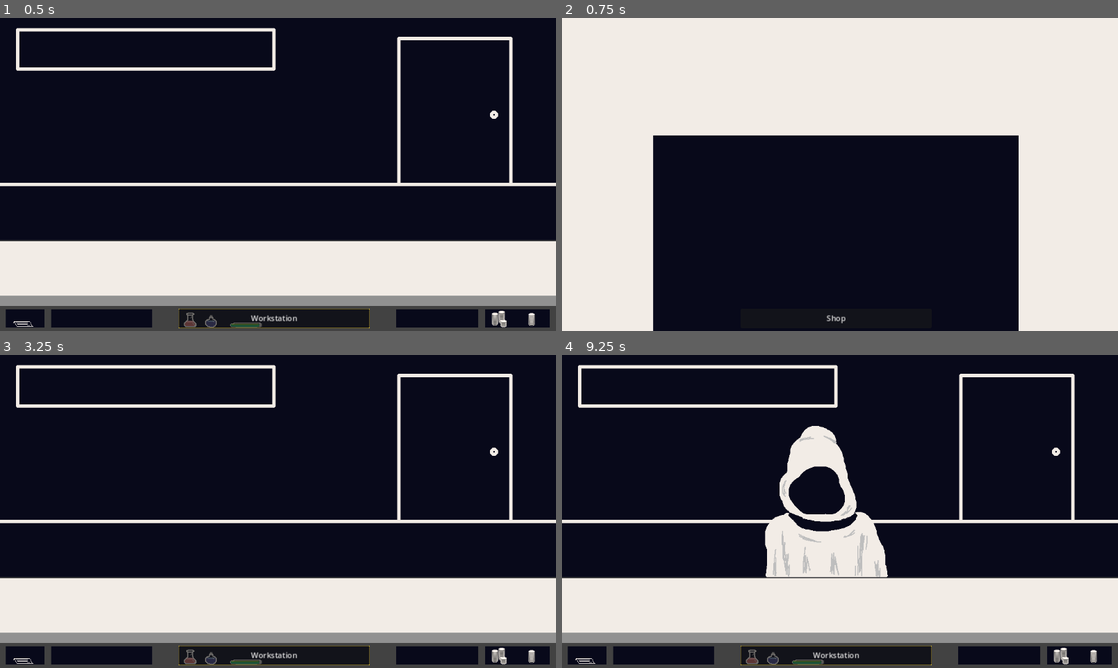
Above: before the commit, frames 1-4 (two rows, left to right).
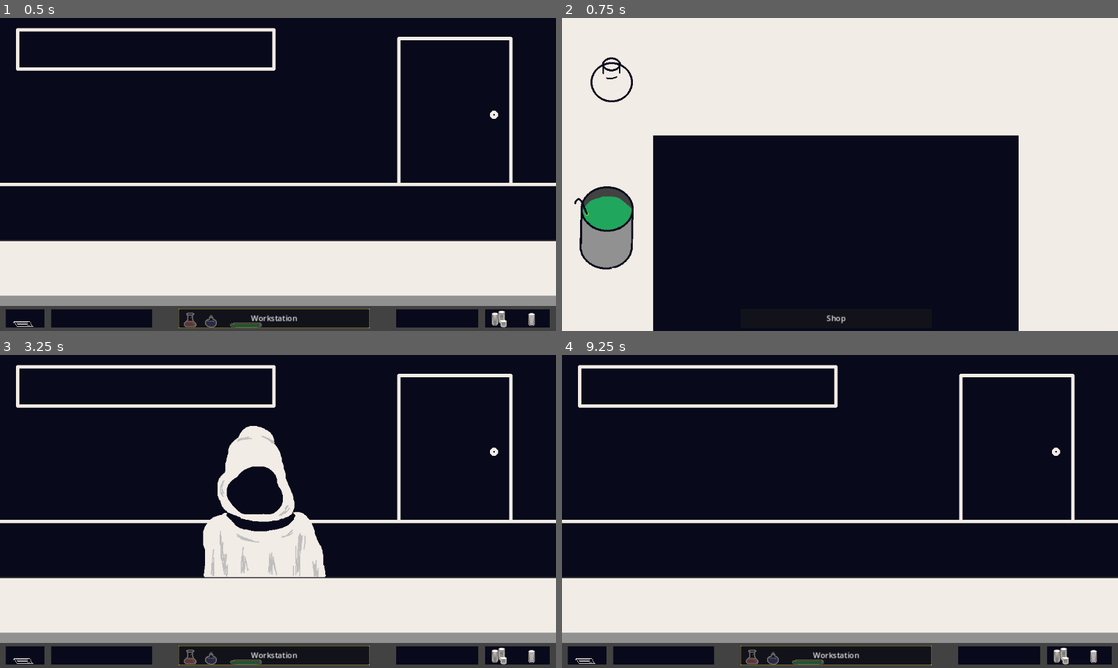
Above: after the commit, the same moments.

Repository: slowstate/blackout-brewery
Game: Godot game, scene res://scenes/main.tscn
The game is run twice, just before and just after one commit, with the same random seed, the same clock (stepped at 60 frames per second) and the same inputs.
Inputs (mouse positions are in pixels of both pictures, inside the frame that each line leads up to):
- Up to frame 1 (0.5 s): no input
- Up to frame 2 (0.75 s): click "Workstation" at 0.5 s
- Up to frame 3 (3.25 s): click "Shop" at 1.25 s; click "Workstation" at 2 s; click "Shop" at 2.75 s
- Up to frame 4 (9.25 s): click "Workstation" at 3.5 s; click "Shop" at 4.25 s; tap Enter at 5, 6.5, 8 s; move the mouse to (962, 495) at 5.02 s; press the mouse at (962, 495) at 5.03 s; tap Space at 5.75, 7.25, 8.75 s; move the mouse to (728, 527) at 5.77 s; release the mouse at (728, 527) at 5.78 s; click (728, 527) at 5.85 s; move the mouse to (895, 442) at 6.52 s; press the mouse at (895, 442) at 6.53 s; move the mouse to (812, 574) at 7.27 s; release the mouse at (812, 574) at 7.28 s; click (812, 574) at 7.35 s; move the mouse to (1006, 558) at 8.02 s; press the mouse at (1006, 558) at 8.03 s; move the mouse to (673, 464) at 8.77 s; release the mouse at (673, 464) at 8.78 s; click (673, 464) at 8.85 s

Frame 1 is identical in both runs. In frame 2, 2.5% of the frame differs, in the area x 2-13%, y 12-81%; in frame 3, 5.5%, in the area x 36-59%, y 22-72%; in frame 4, 5.5%.

Commit message:
Added basic potion brewing logic and customer order timeouts

Diff:
--- a/project.godot
+++ b/project.godot
@@ -15,6 +15,19 @@
 config/features=PackedStringArray("4.2", "Forward Plus")
 config/icon="res://icon.svg"
 
+[autoload]
+
+Recipes="*res://scripts/recipes.gd"
+
 [display]
 
 window/stretch/mode="canvas_items"
+window/main_scene="res://scenes/main.tscn"
+
+[input]
+
+player_select={
+"deadzone": 0.5,
+"events": [Object(InputEventMouseButton,"resource_local_to_scene":false,"resource_name":"","device":-1,"window_id":0,"alt_pressed":false,"shift_pressed":false,"ctrl_pressed":false,"meta_pressed":false,"button_mask":1,"position":Vector2(278, 13),"global_position":Vector2(282, 54),"factor":1.0,"button_index":1,"canceled":false,"pressed":true,"double_click":false,"script":null)
+]
+}
--- /dev/null
+++ b/scenes/bottle.tscn
@@ -0,0 +1,21 @@
+[gd_scene load_steps=4 format=3 uid="uid://vm1l6c0v2knu"]
+
+[ext_resource type="Script" path="res://scripts/bottle.gd" id="1_25p8h"]
+[ext_resource type="Texture2D" uid="uid://g2lqa11s1xg3" path="res://assets/sprites/bottle.png" id="1_jqiyj"]
+
+[sub_resource type="CircleShape2D" id="CircleShape2D_vst2e"]
+radius = 50.01
+
+[node name="Bottle" type="Node2D"]
+script = ExtResource("1_25p8h")
+
+[node name="Sprite2D" type="Sprite2D" parent="."]
+texture = ExtResource("1_jqiyj")
+
+[node name="Area2D" type="Area2D" parent="."]
+
+[node name="CollisionShape2D" type="CollisionShape2D" parent="Area2D"]
+shape = SubResource("CircleShape2D_vst2e")
+
+[connection signal="input_event" from="Area2D" to="." method="_on_area_2d_input_event"]
+[connection signal="input_event" from="Area2D" to="Area2D" method="_on_input_event"]
--- a/scenes/customer.tscn
+++ b/scenes/customer.tscn
@@ -1,10 +1,14 @@
 [gd_scene load_steps=3 format=3 uid="uid://bdlmeq0gpkfhd"]
 
 [ext_resource type="Script" path="res://scripts/customer.gd" id="1_t2dt5"]
-[ext_resource type="Texture2D" uid="uid://mq4psnlum8dl" path="res://assets/backgrounds/customer.png" id="2_k2bl1"]
+[ext_resource type="Texture2D" uid="uid://mq4psnlum8dl" path="res://assets/sprites/customer.png" id="2_6e5af"]
 
 [node name="Customer" type="Node2D"]
 script = ExtResource("1_t2dt5")
 
 [node name="Sprite2D" type="Sprite2D" parent="."]
-texture = ExtResource("2_k2bl1")
+texture = ExtResource("2_6e5af")
+
+[node name="Timer" type="Timer" parent="."]
+
+[connection signal="timeout" from="Timer" to="." method="_on_timer_timeout"]
--- a/scenes/main.tscn
+++ b/scenes/main.tscn
@@ -16,7 +16,7 @@
 
 [node name="CustomerSpawnTimer" type="Timer" parent="."]
 wait_time = 5.0
-autostart = true
+one_shot = true
 
 [connection signal="shopButtonPressed" from="Shop" to="." method="_on_shop_shop_button_pressed"]
 [connection signal="workstationButtonPressed" from="Workstation" to="." method="_on_workstation_workstation_button_pressed"]
--- /dev/null
+++ b/scenes/potion.tscn
@@ -0,0 +1,20 @@
+[gd_scene load_steps=3 format=3 uid="uid://3tinlc3aoc6m"]
+
+[ext_resource type="Script" path="res://scripts/potion.gd" id="1_fq7so"]
+
+[sub_resource type="CircleShape2D" id="CircleShape2D_7w2mk"]
+radius = 50.01
+
+[node name="Potion" type="Node2D"]
+script = ExtResource("1_fq7so")
+
+[node name="Sprite2D" type="Sprite2D" parent="."]
+
+[node name="Area2D" type="Area2D" parent="."]
+
+[node name="CollisionShape2D" type="CollisionShape2D" parent="Area2D"]
+shape = SubResource("CircleShape2D_7w2mk")
+
+[connection signal="property_list_changed" from="." to="." method="_on_property_list_changed"]
+[connection signal="property_list_changed" from="Sprite2D" to="." method="_on_sprite_2d_property_list_changed"]
+[connection signal="input_event" from="Area2D" to="." method="_on_area_2d_input_event"]
--- /dev/null
+++ b/scenes/potion_bases/green_potion_base.tscn
@@ -0,0 +1,21 @@
+[gd_scene load_steps=4 format=3 uid="uid://cmjx6yh188wfx"]
+
+[ext_resource type="Script" path="res://scripts/green_potion_base.gd" id="1_4gw3k"]
+[ext_resource type="Texture2D" uid="uid://ddgaf2js8r8b7" path="res://assets/sprites/green_potion_base.png" id="1_km6wt"]
+
+[sub_resource type="RectangleShape2D" id="RectangleShape2D_r07tr"]
+size = Vector2(127, 177)
+
+[node name="GreenPotionBase" type="Node2D"]
+script = ExtResource("1_4gw3k")
+
+[node name="Sprite2D" type="Sprite2D" parent="."]
+texture = ExtResource("1_km6wt")
+
+[node name="Area2D" type="Area2D" parent="."]
+
+[node name="CollisionShape2D" type="CollisionShape2D" parent="Area2D"]
+position = Vector2(0.5, -0.5)
+shape = SubResource("RectangleShape2D_r07tr")
+
+[connection signal="input_event" from="Area2D" to="." method="_on_area_2d_input_event"]
--- a/scenes/workstation.tscn
+++ b/scenes/workstation.tscn
@@ -1,8 +1,11 @@
-[gd_scene load_steps=4 format=3 uid="uid://dyxfn6pp3hita"]
+[gd_scene load_steps=7 format=3 uid="uid://dyxfn6pp3hita"]
 
 [ext_resource type="Script" path="res://scripts/workstation.gd" id="1_gyorl"]
 [ext_resource type="Texture2D" uid="uid://c2ghuk5ucitc2" path="res://assets/backgrounds/workstation.png" id="1_lemh7"]
 [ext_resource type="PackedScene" uid="uid://edhssintvnyi" path="res://scenes/lamp.tscn" id="1_wfciu"]
+[ext_resource type="PackedScene" uid="uid://vm1l6c0v2knu" path="res://scenes/bottle.tscn" id="4_c1bbj"]
+[ext_resource type="PackedScene" uid="uid://cmjx6yh188wfx" path="res://scenes/potion_bases/green_potion_base.tscn" id="5_k4x1b"]
+[ext_resource type="PackedScene" uid="uid://3tinlc3aoc6m" path="res://scenes/potion.tscn" id="6_m7865"]
 
 [node name="Workstation" type="Node2D"]
 script = ExtResource("1_gyorl")
@@ -12,6 +15,15 @@
 
 [node name="Lamp" parent="." instance=ExtResource("1_wfciu")]
 
+[node name="Bottle" parent="." instance=ExtResource("4_c1bbj")]
+position = Vector2(-473, -196)
+
+[node name="GreenPotionBase" parent="." instance=ExtResource("5_k4x1b")]
+position = Vector2(-489, 111)
+
+[node name="Potion" parent="." instance=ExtResource("6_m7865")]
+position = Vector2(0, -141)
+
 [node name="Button" type="Button" parent="."]
 offset_left = -206.0
 offset_top = 278.0
@@ -20,4 +32,6 @@
 text = "Shop"
 
 [connection signal="workstationButtonPressed" from="." to="." method="_on_workstation_button_pressed"]
+[connection signal="bottleClicked" from="Bottle" to="." method="_on_bottle_bottle_clicked"]
+[connection signal="potionBaseClicked" from="GreenPotionBase" to="." method="_on_green_potion_base_potion_base_clicked"]
 [connection signal="pressed" from="Button" to="." method="_on_button_pressed"]
--- /dev/null
+++ b/scripts/bottle.gd
@@ -0,0 +1,17 @@
+extends Node2D
+
+signal bottleClicked
+
+# Called when the node enters the scene tree for the first time.
+func _ready():
+	pass # Replace with function body.
+
+
+# Called every frame. 'delta' is the elapsed time since the previous frame.
+func _process(delta):
+	pass
+
+
+func _on_area_2d_input_event(viewport, event, shape_idx):
+	if event.is_action_pressed("player_select"):
+		bottleClicked.emit()
--- a/scripts/customer.gd
+++ b/scripts/customer.gd
@@ -1,14 +1,25 @@
 extends Node2D
 
+signal customerOrderTimeout
+@onready var timer = $Timer
 
 # Called when the node enters the scene tree for the first time.
 func _ready():
 	# create random purchase order
 	# random dialogue "Hi, I want [purchase order]"
-	# random timer
+	set_timeout()
 	pass # Replace with function body.
 
 
 # Called every frame. 'delta' is the elapsed time since the previous frame.
 func _process(delta):
 	pass
+
+
+func _on_timer_timeout():
+	customerOrderTimeout.emit()
+
+
+func set_timeout():
+	timer.wait_time = randi_range(5, 10)
+	timer.start()
--- /dev/null
+++ b/scripts/green_potion_base.gd
@@ -0,0 +1,17 @@
+extends Node2D
+
+signal potionBaseClicked
+
+# Called when the node enters the scene tree for the first time.
+func _ready():
+	pass # Replace with function body.
+
+
+# Called every frame. 'delta' is the elapsed time since the previous frame.
+func _process(delta):
+	pass
+
+
+func _on_area_2d_input_event(viewport, event, shape_idx):
+	if event.is_action_pressed("player_select"):
+		potionBaseClicked.emit()
--- a/scripts/main.gd
+++ b/scripts/main.gd
@@ -4,6 +4,7 @@
 
 @onready var shop = $Shop
 @onready var workstation = $Workstation
+@onready var customer_spawn_timer = $CustomerSpawnTimer
 
 var current_customer
 
@@ -12,10 +13,13 @@
 	shop.visible = true
 	workstation.visible = false
 
+	# Start spawn timer for first customer
+	customer_spawn_timer.wait_time = randi_range(3, 5)
+	customer_spawn_timer.start()
+
 # Called every frame. 'delta' is the elapsed time since the previous frame.
 func _process(delta):
 	pass
-
 
 func _on_shop_shop_button_pressed():
 	shop.visible = false
@@ -30,5 +34,12 @@
 func _on_customer_spawn_timer_timeout():
 	if current_customer != null:
 		current_customer.queue_free()
-	var new_customer = customer_scene.instantiate()
-	shop.add_child(new_customer)
+	current_customer = customer_scene.instantiate()
+	current_customer.customerOrderTimeout.connect(_customer_order_timeout)
+	shop.add_child(current_customer)
+
+
+func _customer_order_timeout():
+	current_customer.queue_free()
+	customer_spawn_timer.wait_time = randi_range(3, 5)
+	customer_spawn_timer.start()
--- /dev/null
+++ b/scripts/potion.gd
@@ -0,0 +1,49 @@
+extends Node2D
+
+var bottle_sprite = preload("res://assets/sprites/bottle.png")
+
+@onready var sprite_2d = $Sprite2D
+
+@export var bottle = Recipes.bottle.none :
+	get: return bottle
+	set(val):
+		bottle = val
+		_potion_updated()
+
+@export var base = Recipes.bases.none :
+	get: return base
+	set(val):
+		base = val
+		_potion_updated()
+
+@export var ingredient = Recipes.ingredients.none :
+	get: return ingredient
+	set(val):
+		ingredient = val
+		_potion_updated()
+
+# Called when the node enters the scene tree for the first time.
+func _ready():
+	pass # Replace with function body.
+
+
+# Called every frame. 'delta' is the elapsed time since the previous frame.
+func _process(delta):
+	pass
+
+func _potion_updated():
+	print("Potion updated: bottle[" + str(bottle) + "] base[" + str(base) + "] ingredient[" + "]")
+	if bottle == Recipes.bottle.added:
+		print("change potion sprite")
+		sprite_2d.texture = bottle_sprite
+	else: sprite_2d.texture = null
+
+func _clear_potion():
+	bottle = Recipes.bottle.none
+	base = Recipes.bases.none
+	ingredient = Recipes.ingredients.none
+
+
+func _on_area_2d_input_event(viewport, event, shape_idx):
+	if event.is_action_pressed("player_select"):
+		_clear_potion()
--- /dev/null
+++ b/scripts/recipes.gd
@@ -0,0 +1,14 @@
+extends Node
+
+enum bottle {none, added}
+enum bases {none, blue, green, red}
+enum ingredients {none}
+
+# Called when the node enters the scene tree for the first time.
+func _ready():
+	pass # Replace with function body.
+
+
+# Called every frame. 'delta' is the elapsed time since the previous frame.
+func _process(delta):
+	pass
--- a/scripts/workstation.gd
+++ b/scripts/workstation.gd
@@ -1,4 +1,6 @@
 extends Node2D
+
+@onready var potion = $Potion
 
 signal workstationButtonPressed
 
@@ -14,3 +16,10 @@
 
 func _on_button_pressed():
 	workstationButtonPressed.emit()
+
+
+func _on_bottle_bottle_clicked():
+	potion.bottle = Recipes.bottle.added
+
+func _on_green_potion_base_potion_base_clicked():
+	potion.base = Recipes.bases.green
Binary file added: assets/sprites/bottle.aseprite
Binary file added: assets/sprites/bottle.png
Not shown, added: assets/sprites/bottle.png.import
Renamed: assets/backgrounds/customer.aseprite -> assets/sprites/customer.aseprite
Renamed: assets/backgrounds/customer.png -> assets/sprites/customer.png
Not shown, changed: assets/sprites/customer.png.import
Binary file added: assets/sprites/green_potion_base.aseprite
Binary file added: assets/sprites/green_potion_base.png
Not shown, added: assets/sprites/green_potion_base.png.import
